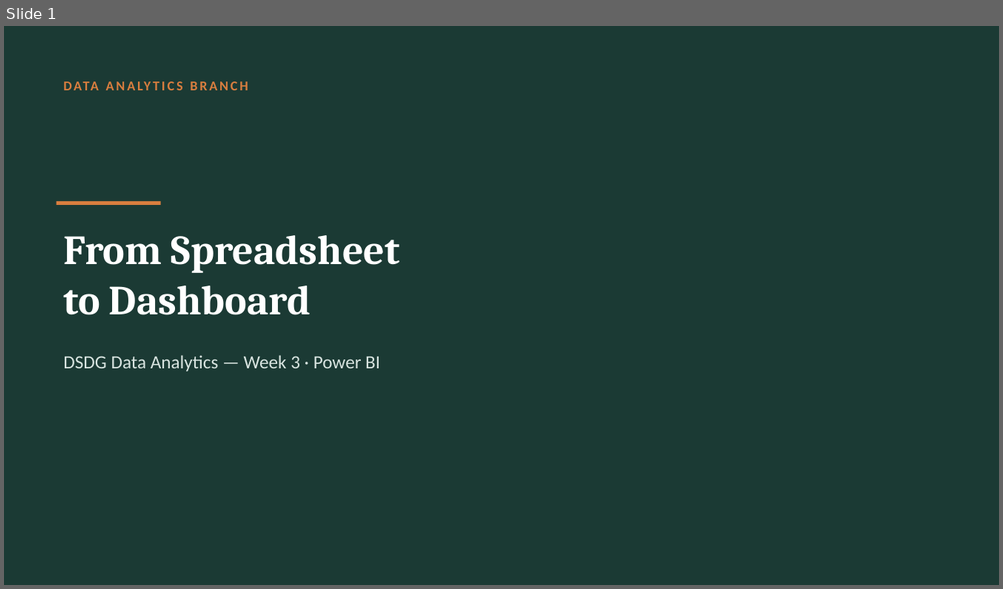
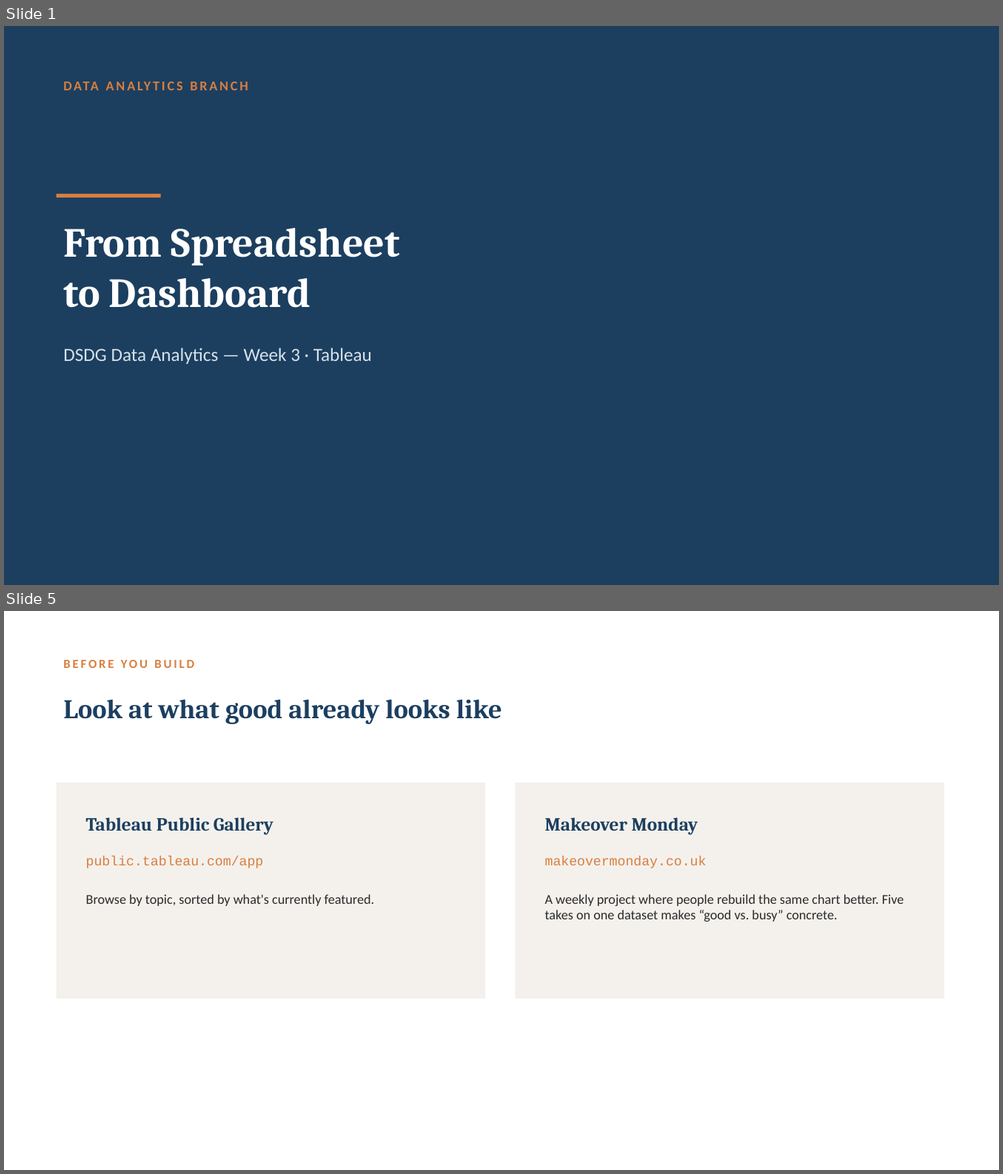
Before and after one commit to Zahi-Rahman/DSDG-Data-Analytics-Branch, a slide deck: week-03-tableau/slides/week-03-slides.pptx. Shown one above the other, each under a label of ours: slide 1 before the commit, slides 1 and 5 after it; the slides between them are not shown. The pictures are 1003x589 and 1003x1174 pixels, drawn with LibreOffice and Linux fonts; fonts in the diff are those of the drawing. Boxes give left, top, right and bottom in pixels: in the first picture for what was removed or moved away, otherwise in the second. Text is boxed around its words. In the diff, an @@ line names an element or a change of style, - is before the commit and + after.

Commit message:
Migrate Week 3 from Power BI to Tableau, add dashboard design section and cheat sheet

```diff
--- a/week-03-tableau/slides/week-03-slides.pptx
+++ b/week-03-tableau/slides/week-03-slides.pptx
@@ slide 5 added at (4, 611, 999, 1170), background #FFFFFF @@
@@ text added at (63, 660, 194, 668), 12 pt, text #D97E3F, bold @@
+BEFORE YOU BUILD
@@ text added at (63, 699, 502, 724), 26 pt, text #1C3F60, bold @@
+Look at what good already looks like
@@ rectangle added at (57, 783, 485, 999), fill #F4F1EC @@
@@ rectangle added at (515, 783, 944, 999), fill #F4F1EC @@
@@ text added at (86, 817, 273, 835), 18 pt, text #1C3F60, bold @@
+Tableau Public Gallery
@@ text added at (545, 817, 698, 835), 18 pt, text #1C3F60, bold @@
+Makeover Monday
@@ text added at (86, 857, 264, 869), 13 pt, text #D97E3F @@
+public.tableau.com/app
@@ text added at (545, 857, 706, 869), 13 pt, text #D97E3F @@
+makeovermonday.co.uk
@@ text added at (86, 894, 375, 906), 13 pt, text #2A2A2A @@
+Browse by topic, sorted by what's currently featured.
@@ text added at (545, 894, 904, 922), 13 pt, text #2A2A2A @@
+A weekly project where people rebuild the same chart better. Five takes on one dataset makes “good vs. busy” concrete.
@@ slide 1 changed as well @@
@@ background #1B3A34 to #1C3F60 @@
@@ rectangle: place and size @@
-rectangle at (57, 201, 161, 205)
+rectangle at (57, 194, 161, 198)
@@ text "From Spreadsheet": place and size @@
-text "From Spreadsheet" at (63, 235, 400, 315)
+text "From Spreadsheet" at (63, 228, 400, 308)
@@ text at (63, 348, 372, 361): text changed; text colour #D8E4E0 to #D6E2EA @@
-DSDG Data Analytics — Week 3 · Power BI
+DSDG Data Analytics — Week 3 · Tableau
```
Also in this commit, not shown: 6 other slides added, 6 slides removed, 4 other files.
